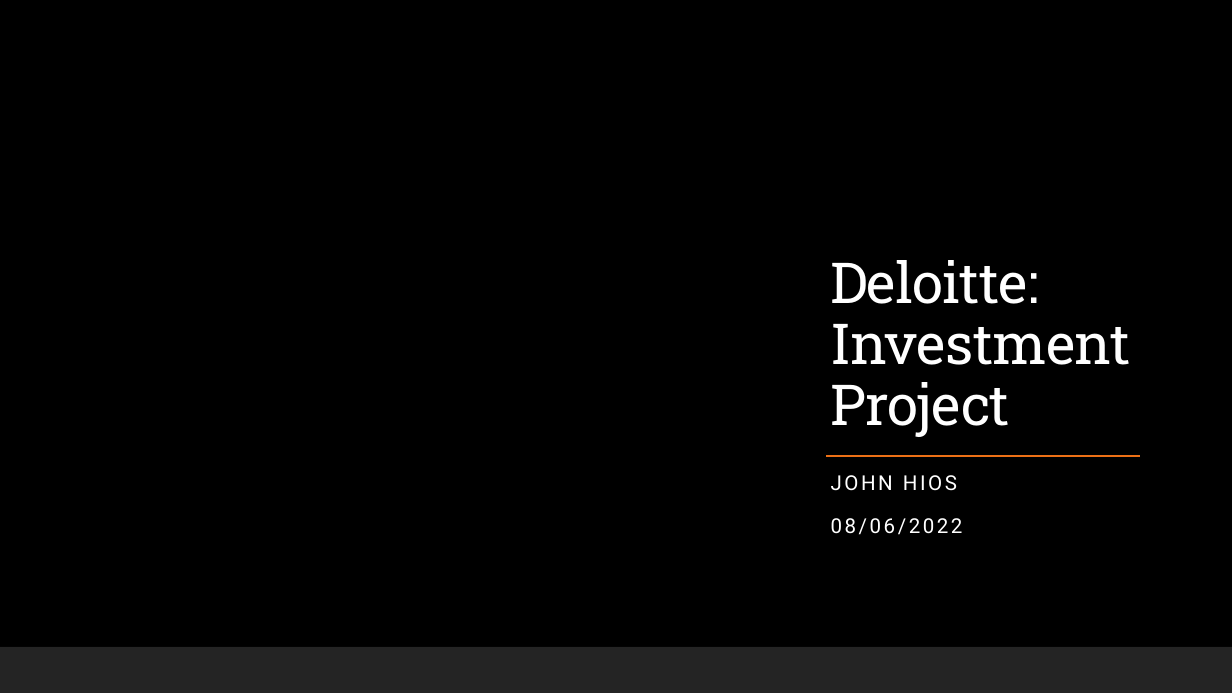
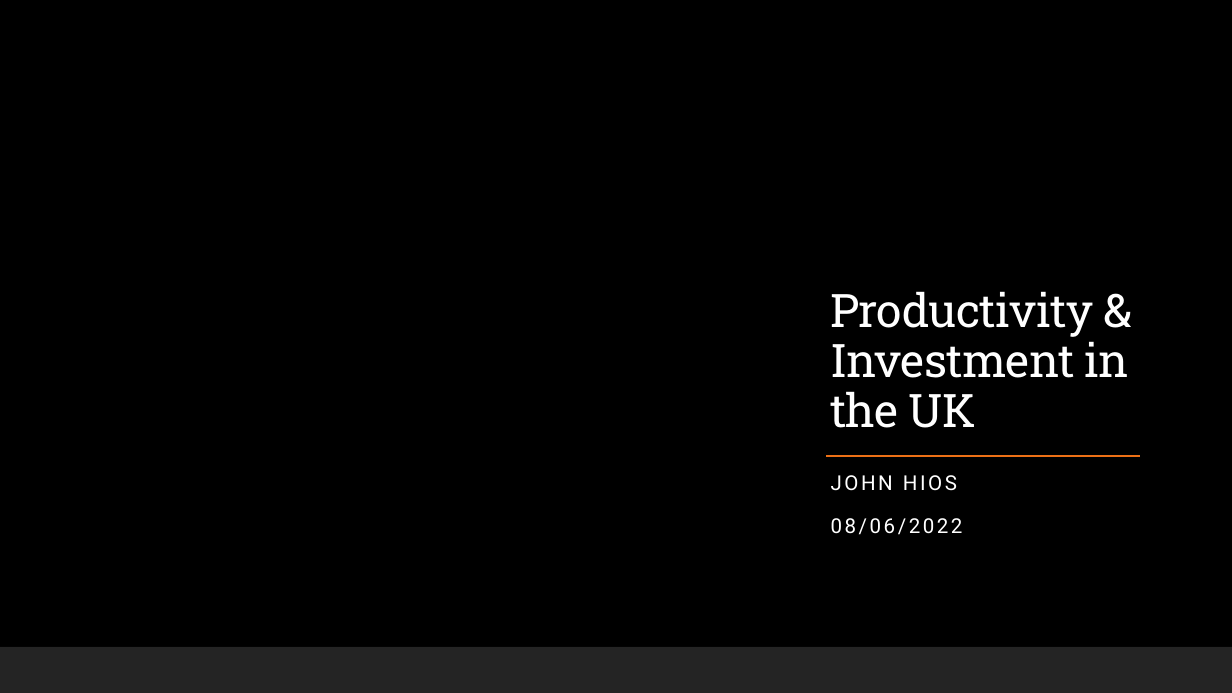
Before and after one commit to JohnHios/final_project, a slide deck: slide 1 of deloitte_investment_project/outputs/Deloitte_Investment_Project_JohnHios.pptx. Drawn at 1232x693 pixels with LibreOffice and Linux fonts; fonts in the diff are those of the drawing; background and template pictures are left out. Boxes give left, top, right and bottom in pixels: in the first picture for what was removed or moved away, otherwise in the second. Text is boxed around its words. In the diff, an @@ line names an element or a change of style, - is before the commit and + after.

Commit message:
amendments in final project presentation

```diff
--- a/deloitte_investment_project/outputs/Deloitte_Investment_Project_JohnHios.pptx
+++ b/deloitte_investment_project/outputs/Deloitte_Investment_Project_JohnHios.pptx
@@ title at (x1=830, y1=291, x2=1130, y2=428): text changed; size 44 to 36 pt @@
-Deloitte: Investment Project
+Productivity & Investment in the UK
```
Also in this commit, not shown: 6 other slides changed, 2 slides added, 4 other files.
